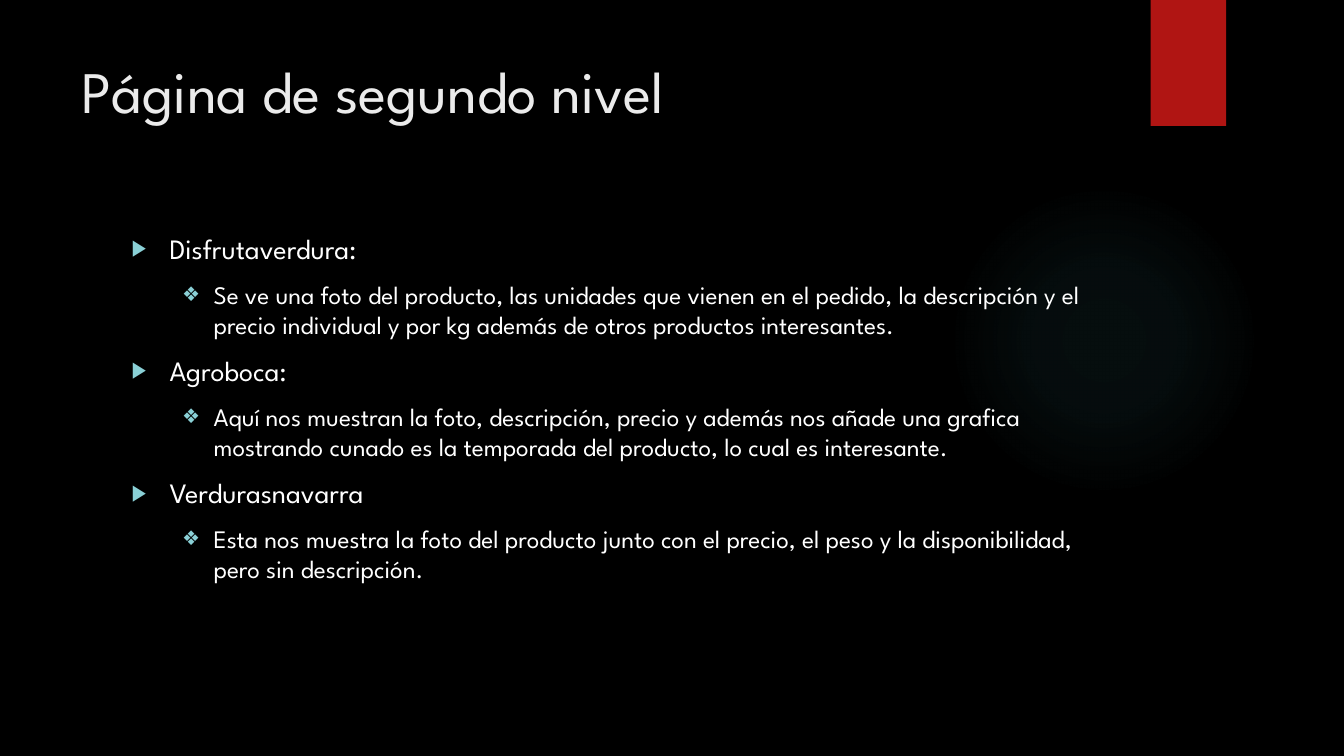
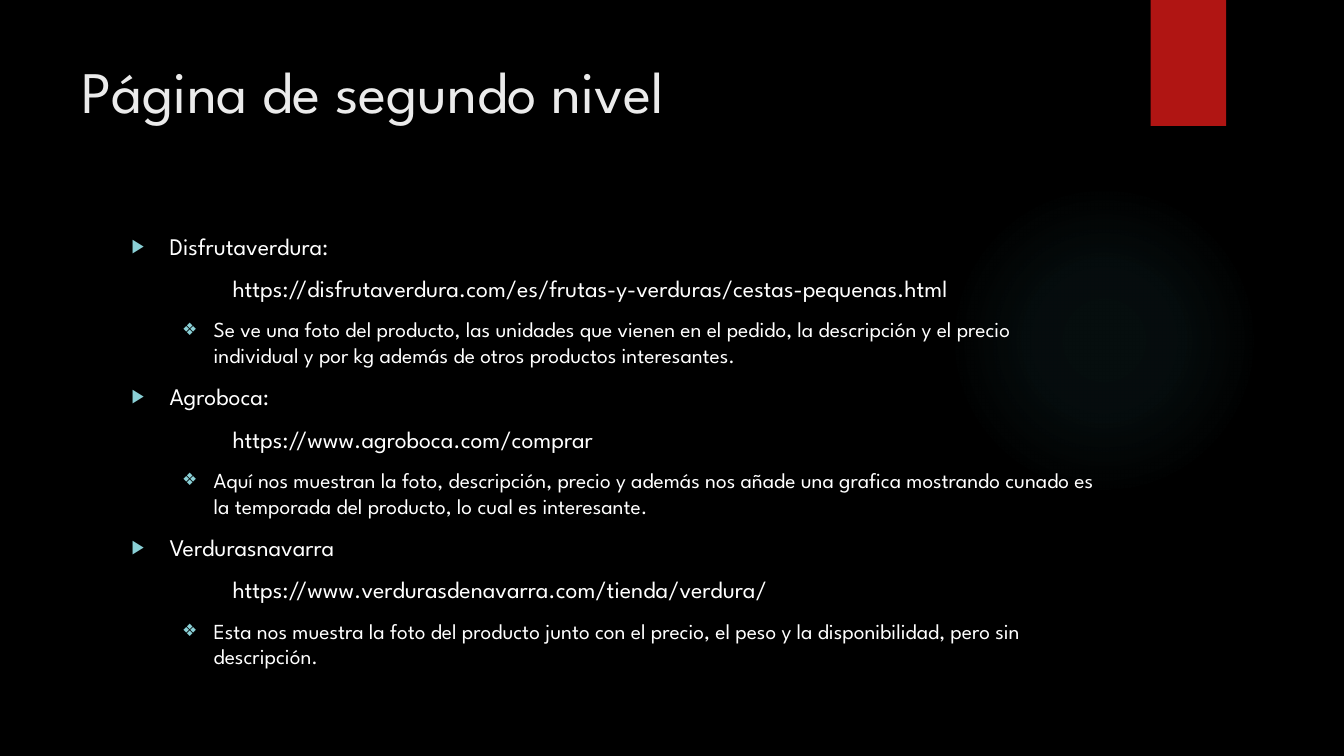
Before and after one commit to Javier798/DesInterfacesWeb, a slide deck: slide 7 of Ejercicio de prototipado y comparación de webs.pptx. Drawn at 1344x756 pixels with LibreOffice and Linux fonts; fonts in the diff are those of the drawing; background and template pictures are left out. Boxes give left, top, right and bottom in pixels: in the first picture for what was removed or moved away, otherwise in the second. Text is boxed around its words. In the diff, an @@ line names an element or a change of style, - is before the commit and + after.

Commit message:
presentacion

```diff
--- a/Ejercicio de prototipado y comparación de webs.pptx
+++ b/Ejercicio de prototipado y comparación de webs.pptx
@@ text at bbox=[170, 238, 1093, 669]: size 20 to 17 pt in "Disfrutaverdura:", "Agroboca:", "Verdurasnavarra"; size 18 to 15.3 pt in "Se ve una foto del producto, las ...", "Aquí nos muestran la foto, descripción, precio ...", "Esta nos muestra la foto del producto ..." @@
@@ text at bbox=[233, 280, 948, 302]: paragraph added @@
+https://disfrutaverdura.com/es/frutas-y-verduras/cestas-pequenas.html
@@ text at bbox=[233, 431, 593, 454]: paragraph added @@
+https://www.agroboca.com/comprar
@@ text at bbox=[233, 581, 767, 603]: paragraph added @@
+https://www.verdurasdenavarra.com/tienda/verdura/
```
Also in this commit, not shown: 3 other slides changed.
